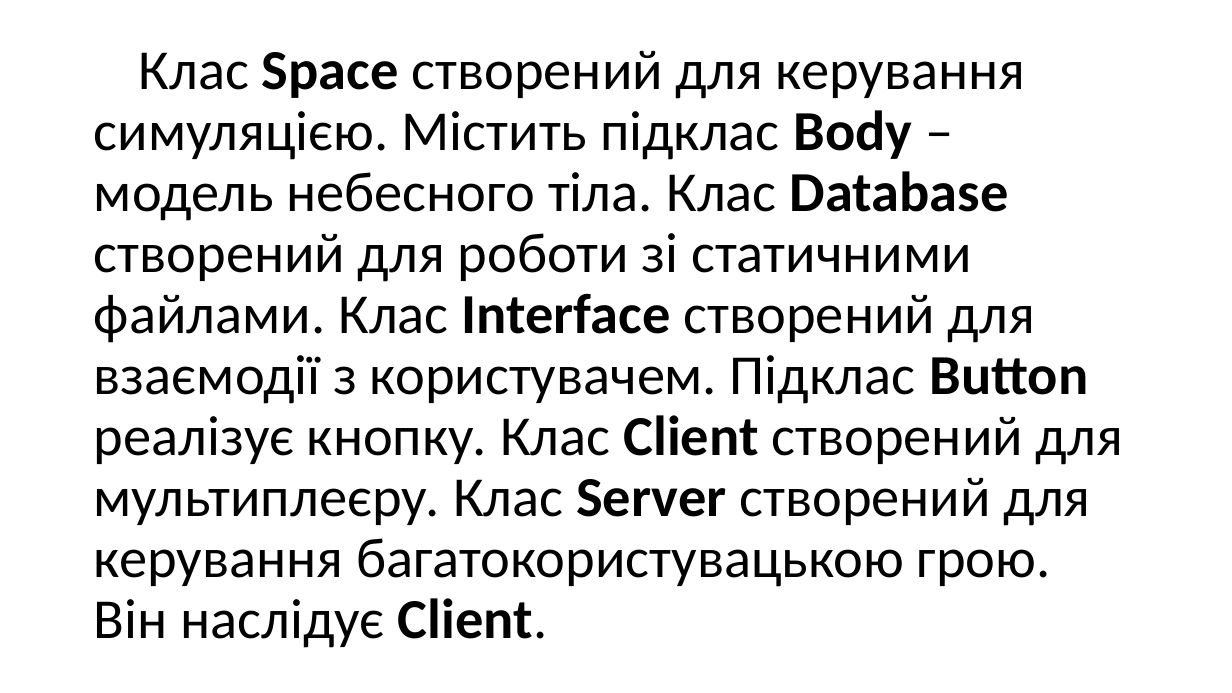
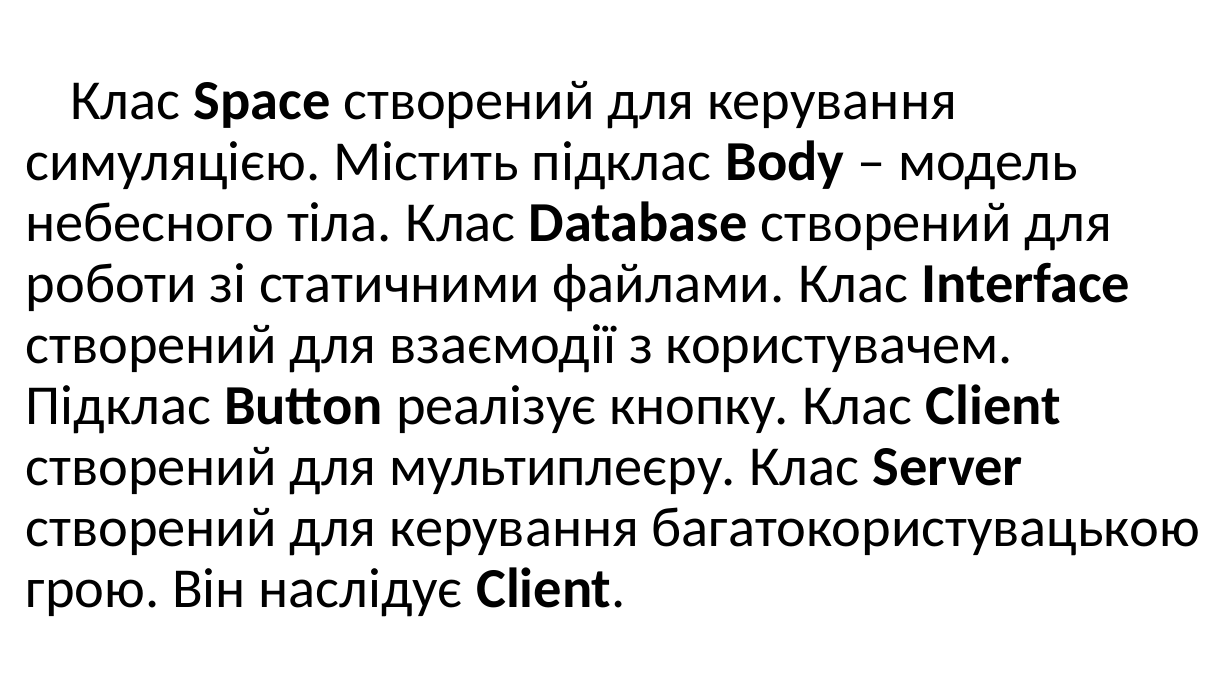
Before and after one commit to maldenol/spacepioneers, a slide deck: slide 7 of МАНУ2020.pptx. Drawn at 1232x693 pixels with LibreOffice and Linux fonts; fonts in the diff are those of the drawing; background and template pictures are left out. Boxes give left, top, right and bottom in pixels: in the first picture for what was removed or moved away, otherwise in the second. Text is boxed around its words. In the diff, an @@ line names an element or a change of style, - is before the commit and + after.

```diff
--- a/МАНУ2020.pptx
+++ b/МАНУ2020.pptx
@@ title "Клас Space створений для керування ..." rewrapped from (94, 51, 1123, 648) to (26, 81, 1200, 617) @@
```
Also in this commit, not shown: 11 other slides changed, 1 other file.
